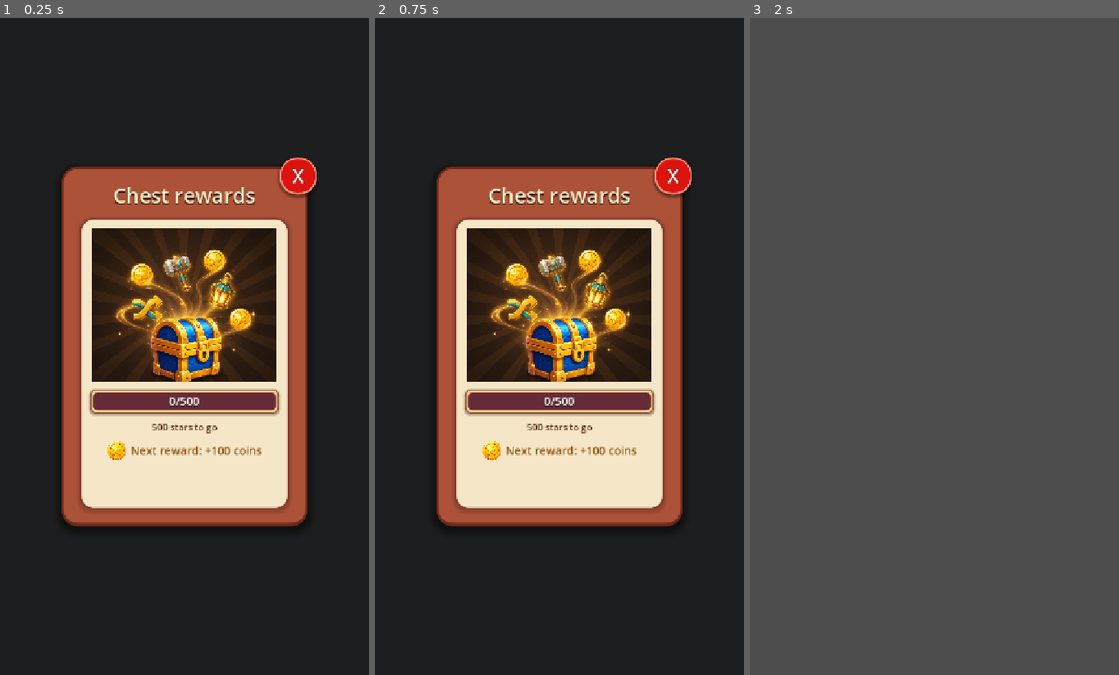
Above: before the commit, frames 1-3 (left to right).
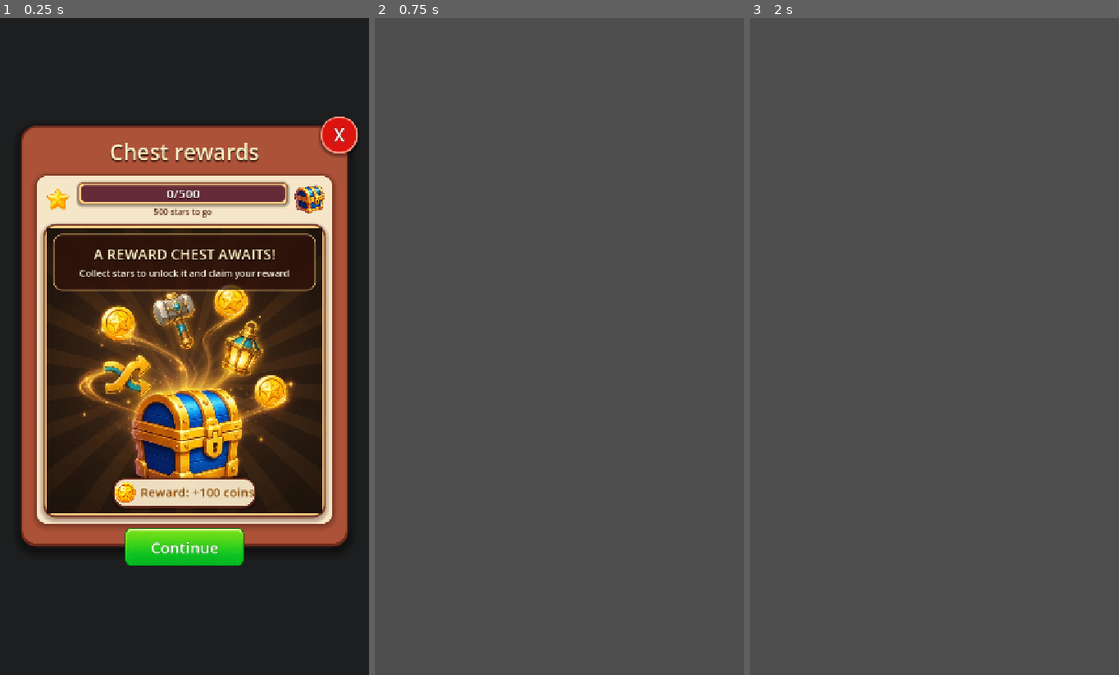
Above: after the commit, the same moments.

Repository: vladeque/sorting-puzzle
Game: Godot game, scene res://scenes/ui/reward_chest_menu.tscn
Two runs of this game, one before a commit and one after it. Both use one fixed random seed, a clock stepped at 60 frames per second and the inputs below. This scene is started directly instead of the project's main scene.
Inputs (mouse positions are in pixels of both pictures, inside the frame that each line leads up to):
- Up to frame 1 (0.25 s): no input
- Up to frame 2 (0.75 s): click (559, 550) at 0.5 s, where only the run after the commit has a clickable "Continue"
- Up to frame 3 (2 s): click (1048, 175) at 1.25 s, where only the run before the commit has a clickable "X"

The runs differ from the first frame. In frame 1, 49% of the frame differs, in the area x 5-98%, y 15-84%; in frame 2, 100%, in the area x 0-100%, y 0-100%; in frame 3, nothing differs.

Commit message:
Improve reward chest menu composition

Diff:
--- a/scenes/ui/reward_chest_menu.tscn
+++ b/scenes/ui/reward_chest_menu.tscn
@@ -3,6 +3,10 @@
 [ext_resource type="Script" uid="uid://c6n0a2l1kd14e" path="res://scripts/reward_chest_menu.gd" id="1_script"]
 [ext_resource type="Texture2D" uid="uid://0mtvk246lq4q" path="res://assets/ui/Treasure_chest_with_game_items_202607280535.jpeg" id="2_tbf2t"]
 [ext_resource type="Texture2D" uid="uid://dnlhdgplij67n" path="res://assets/ui/main_menu_coin.png" id="3_coin"]
+[ext_resource type="Texture2D" uid="uid://bct74q4wd0rtq" path="res://assets/ui/reward_star_84x84.png" id="4_star"]
+[ext_resource type="Texture2D" uid="uid://brf3b72bksb8e" path="res://assets/ui/main_menu_reward_chest.png" id="5_chest"]
+[ext_resource type="Texture2D" uid="uid://borxe8m7bwoqf" path="res://assets/ui/level_button_blank_new.png" id="6_continue_button"]
+[ext_resource type="Script" uid="uid://bxx8loq0o6syr" path="res://scripts/press_scale_button.gd" id="7_press_scale_button"]
 
 [sub_resource type="StyleBoxFlat" id="StyleBoxFlat_outer_panel"]
 bg_color = Color(0.67, 0.32, 0.22, 1)
@@ -102,6 +106,51 @@
 corner_radius_bottom_right = 8
 corner_radius_bottom_left = 8
 
+[sub_resource type="StyleBoxFlat" id="StyleBoxFlat_image_frame"]
+bg_color = Color(0.98, 0.82, 0.52, 1)
+border_width_left = 4
+border_width_top = 4
+border_width_right = 4
+border_width_bottom = 5
+border_color = Color(0.45, 0.19, 0.13, 0.88)
+corner_radius_top_left = 24
+corner_radius_top_right = 24
+corner_radius_bottom_right = 24
+corner_radius_bottom_left = 24
+shadow_color = Color(0.24, 0.08, 0.04, 0.3)
+shadow_size = 8
+shadow_offset = Vector2(0, 4)
+
+[sub_resource type="StyleBoxFlat" id="StyleBoxFlat_text_overlay"]
+bg_color = Color(0.18, 0.065, 0.035, 0.76)
+border_width_left = 2
+border_width_top = 2
+border_width_right = 2
+border_width_bottom = 2
+border_color = Color(1, 0.82, 0.52, 0.72)
+corner_radius_top_left = 16
+corner_radius_top_right = 16
+corner_radius_bottom_right = 16
+corner_radius_bottom_left = 16
+
+[sub_resource type="StyleBoxFlat" id="StyleBoxFlat_reward_badge"]
+bg_color = Color(0.96, 0.9, 0.78, 0.96)
+border_width_left = 3
+border_width_top = 3
+border_width_right = 3
+border_width_bottom = 4
+border_color = Color(0.45, 0.19, 0.13, 0.82)
+corner_radius_top_left = 22
+corner_radius_top_right = 22
+corner_radius_bottom_right = 22
+corner_radius_bottom_left = 22
+shadow_color = Color(0.08, 0.03, 0.02, 0.42)
+shadow_size = 6
+shadow_offset = Vector2(0, 3)
+
+[sub_resource type="StyleBoxTexture" id="StyleBoxTexture_continue_button"]
+texture = ExtResource("6_continue_button")
+
 [node name="RewardChestMenu" type="Control" unique_id=1443664996]
 layout_mode = 3
 anchors_preset = 15
@@ -127,10 +176,10 @@
 anchor_top = 0.5
 anchor_right = 0.5
 anchor_bottom = 0.5
-offset_left = -240.0
-offset_top = -350.0
-offset_right = 240.0
-offset_bottom = 350.0
+offset_left = -320.0
+offset_top = -430.0
+offset_right = 320.0
+offset_bottom = 390.0
 grow_horizontal = 2
 grow_vertical = 2
 theme_override_styles/panel = SubResource("StyleBoxFlat_outer_panel")
@@ -140,15 +189,15 @@
 anchors_preset = 10
 anchor_right = 1.0
 offset_left = 46.0
-offset_top = 25.0
+offset_top = 20.0
 offset_right = -46.0
-offset_bottom = 86.0
+offset_bottom = 82.0
 grow_horizontal = 2
 theme_override_colors/font_color = Color(1, 0.95, 0.78, 1)
 theme_override_colors/font_shadow_color = Color(0.16, 0.04, 0.02, 0.92)
 theme_override_constants/shadow_offset_x = 0
 theme_override_constants/shadow_offset_y = 3
-theme_override_font_sizes/font_size = 40
+theme_override_font_sizes/font_size = 42
 text = "Chest rewards"
 horizontal_alignment = 1
 vertical_alignment = 1
@@ -182,10 +231,10 @@
 anchors_preset = 15
 anchor_right = 1.0
 anchor_bottom = 1.0
-offset_left = 36.0
-offset_top = 100.0
-offset_right = -36.0
-offset_bottom = -32.0
+offset_left = 28.0
+offset_top = 94.0
+offset_right = -28.0
+offset_bottom = -40.0
 grow_horizontal = 2
 grow_vertical = 2
 theme_override_styles/panel = SubResource("StyleBoxFlat_inner_panel")
@@ -195,37 +244,40 @@
 anchors_preset = 15
 anchor_right = 1.0
 anchor_bottom = 1.0
-offset_left = 20.0
-offset_top = 20.0
-offset_right = -20.0
-offset_bottom = -20.0
-grow_horizontal = 2
-grow_vertical = 2
-theme_override_constants/separation = 14
-
-[node name="ChestStage" type="Control" parent="RewardChestPanel/InnerPanel/ContentStack" unique_id=188516105]
-custom_minimum_size = Vector2(360, 300)
-layout_mode = 2
-size_flags_horizontal = 4
-
-[node name="Illustration" type="TextureRect" parent="RewardChestPanel/InnerPanel/ContentStack/ChestStage" unique_id=1050465645]
-layout_mode = 1
-anchors_preset = 15
-anchor_right = 1.0
-anchor_bottom = 1.0
-grow_horizontal = 2
-grow_vertical = 2
-mouse_filter = 2
-texture = ExtResource("2_tbf2t")
+offset_left = 16.0
+offset_top = 16.0
+offset_right = -16.0
+offset_bottom = -16.0
+grow_horizontal = 2
+grow_vertical = 2
+theme_override_constants/separation = 12
+
+[node name="ProgressRow" type="HBoxContainer" parent="RewardChestPanel/InnerPanel/ContentStack"]
+custom_minimum_size = Vector2(0, 66)
+layout_mode = 2
+theme_override_constants/separation = 10
+alignment = 1
+
+[node name="StarIcon" type="TextureRect" parent="RewardChestPanel/InnerPanel/ContentStack/ProgressRow"]
+custom_minimum_size = Vector2(58, 58)
+layout_mode = 2
+size_flags_vertical = 4
+texture = ExtResource("4_star")
 expand_mode = 1
-stretch_mode = 6
-
-[node name="ProgressTrack" type="Panel" parent="RewardChestPanel/InnerPanel/ContentStack" unique_id=104300373]
-custom_minimum_size = Vector2(0, 46)
+stretch_mode = 5
+
+[node name="ProgressColumn" type="VBoxContainer" parent="RewardChestPanel/InnerPanel/ContentStack/ProgressRow"]
+layout_mode = 2
+size_flags_horizontal = 3
+theme_override_constants/separation = 2
+alignment = 1
+
+[node name="ProgressTrack" type="Panel" parent="RewardChestPanel/InnerPanel/ContentStack/ProgressRow/ProgressColumn" unique_id=104300373]
+custom_minimum_size = Vector2(0, 44)
 layout_mode = 2
 theme_override_styles/panel = SubResource("StyleBoxFlat_progress_track")
 
-[node name="ProgressBar" type="ProgressBar" parent="RewardChestPanel/InnerPanel/ContentStack/ProgressTrack" unique_id=1279760478]
+[node name="ProgressBar" type="ProgressBar" parent="RewardChestPanel/InnerPanel/ContentStack/ProgressRow/ProgressColumn/ProgressTrack" unique_id=1279760478]
 unique_name_in_owner = true
 layout_mode = 1
 anchors_preset = 15
@@ -243,7 +295,7 @@
 max_value = 500.0
 show_percentage = false
 
-[node name="AmountLabel" type="Label" parent="RewardChestPanel/InnerPanel/ContentStack/ProgressTrack" unique_id=100753000]
+[node name="AmountLabel" type="Label" parent="RewardChestPanel/InnerPanel/ContentStack/ProgressRow/ProgressColumn/ProgressTrack" unique_id=100753000]
 unique_name_in_owner = true
 layout_mode = 1
 anchors_preset = 15
@@ -255,34 +307,156 @@
 theme_override_colors/font_shadow_color = Color(0.2, 0.07, 0.1, 0.8)
 theme_override_constants/shadow_offset_x = 0
 theme_override_constants/shadow_offset_y = 2
-theme_override_font_sizes/font_size = 22
+theme_override_font_sizes/font_size = 24
 text = "0/500"
 horizontal_alignment = 1
 vertical_alignment = 1
 
-[node name="GoalCaptionLabel" type="Label" parent="RewardChestPanel/InnerPanel/ContentStack" unique_id=1897710741]
+[node name="GoalCaptionLabel" type="Label" parent="RewardChestPanel/InnerPanel/ContentStack/ProgressRow/ProgressColumn" unique_id=1897710741]
 unique_name_in_owner = true
 layout_mode = 2
 theme_override_colors/font_color = Color(0.35, 0.16, 0.08, 1)
-theme_override_font_sizes/font_size = 18
+theme_override_font_sizes/font_size = 16
 text = "500 stars to go"
 horizontal_alignment = 1
 
-[node name="NextRewardRow" type="HBoxContainer" parent="RewardChestPanel/InnerPanel/ContentStack" unique_id=97630826]
+[node name="GoalChestIcon" type="TextureRect" parent="RewardChestPanel/InnerPanel/ContentStack/ProgressRow"]
+custom_minimum_size = Vector2(64, 64)
+layout_mode = 2
+size_flags_vertical = 4
+texture = ExtResource("5_chest")
+expand_mode = 1
+stretch_mode = 5
+
+[node name="ChestStage" type="Panel" parent="RewardChestPanel/InnerPanel/ContentStack" unique_id=188516105]
+custom_minimum_size = Vector2(0, 500)
+layout_mode = 2
+size_flags_vertical = 3
+theme_override_styles/panel = SubResource("StyleBoxFlat_image_frame")
+
+[node name="Illustration" type="TextureRect" parent="RewardChestPanel/InnerPanel/ContentStack/ChestStage" unique_id=1050465645]
+layout_mode = 1
+anchors_preset = 15
+anchor_right = 1.0
+anchor_bottom = 1.0
+offset_left = 8.0
+offset_top = 8.0
+offset_right = -8.0
+offset_bottom = -9.0
+grow_horizontal = 2
+grow_vertical = 2
+mouse_filter = 2
+texture = ExtResource("2_tbf2t")
+expand_mode = 1
+stretch_mode = 6
+
+[node name="TextOverlay" type="Panel" parent="RewardChestPanel/InnerPanel/ContentStack/ChestStage"]
+layout_mode = 1
+anchors_preset = 10
+anchor_right = 1.0
+offset_left = 20.0
+offset_top = 20.0
+offset_right = -20.0
+offset_bottom = 130.0
+grow_horizontal = 2
+mouse_filter = 2
+theme_override_styles/panel = SubResource("StyleBoxFlat_text_overlay")
+
+[node name="TextStack" type="VBoxContainer" parent="RewardChestPanel/InnerPanel/ContentStack/ChestStage/TextOverlay"]
+layout_mode = 1
+anchors_preset = 15
+anchor_right = 1.0
+anchor_bottom = 1.0
+offset_left = 14.0
+offset_top = 12.0
+offset_right = -14.0
+offset_bottom = -12.0
+grow_horizontal = 2
+grow_vertical = 2
+theme_override_constants/separation = 4
+alignment = 1
+
+[node name="HeroTitleLabel" type="Label" parent="RewardChestPanel/InnerPanel/ContentStack/ChestStage/TextOverlay/TextStack"]
+layout_mode = 2
+theme_override_colors/font_color = Color(1, 0.95, 0.78, 1)
+theme_override_colors/font_shadow_color = Color(0.08, 0.02, 0.01, 0.9)
+theme_override_constants/shadow_offset_x = 0
+theme_override_constants/shadow_offset_y = 2
+theme_override_font_sizes/font_size = 28
+text = "A REWARD CHEST AWAITS!"
+horizontal_alignment = 1
+vertical_alignment = 1
+
+[node name="HeroBodyLabel" type="Label" parent="RewardChestPanel/InnerPanel/ContentStack/ChestStage/TextOverlay/TextStack"]
+layout_mode = 2
+theme_override_colors/font_color = Color(1, 0.96, 0.88, 1)
+theme_override_colors/font_shadow_color = Color(0.08, 0.02, 0.01, 0.9)
+theme_override_constants/shadow_offset_x = 0
+theme_override_constants/shadow_offset_y = 1
+theme_override_font_sizes/font_size = 18
+text = "Collect stars to unlock it and claim your reward"
+horizontal_alignment = 1
+vertical_alignment = 1
+autowrap_mode = 2
+
+[node name="RewardBadge" type="PanelContainer" parent="RewardChestPanel/InnerPanel/ContentStack/ChestStage"]
+layout_mode = 1
+anchors_preset = 7
+anchor_left = 0.5
+anchor_top = 1.0
+anchor_right = 0.5
+anchor_bottom = 1.0
+offset_left = -126.0
+offset_top = -78.0
+offset_right = 126.0
+offset_bottom = -20.0
+grow_horizontal = 2
+grow_vertical = 0
+theme_override_styles/panel = SubResource("StyleBoxFlat_reward_badge")
+
+[node name="NextRewardRow" type="HBoxContainer" parent="RewardChestPanel/InnerPanel/ContentStack/ChestStage/RewardBadge" unique_id=97630826]
 layout_mode = 2
 theme_override_constants/separation = 8
 alignment = 1
 
-[node name="CoinIcon" type="TextureRect" parent="RewardChestPanel/InnerPanel/ContentStack/NextRewardRow" unique_id=326823557]
-custom_minimum_size = Vector2(38, 38)
+[node name="CoinIcon" type="TextureRect" parent="RewardChestPanel/InnerPanel/ContentStack/ChestStage/RewardBadge/NextRewardRow" unique_id=326823557]
+custom_minimum_size = Vector2(42, 42)
 layout_mode = 2
 texture = ExtResource("3_coin")
 expand_mode = 1
 stretch_mode = 5
 
-[node name="NextRewardLabel" type="Label" parent="RewardChestPanel/InnerPanel/ContentStack/NextRewardRow" unique_id=1384334312]
+[node name="NextRewardLabel" type="Label" parent="RewardChestPanel/InnerPanel/ContentStack/ChestStage/RewardBadge/NextRewardRow" unique_id=1384334312]
 unique_name_in_owner = true
 layout_mode = 2
 theme_override_colors/font_color = Color(0.55, 0.32, 0.05, 1)
-theme_override_font_sizes/font_size = 22
-text = "Next reward: +100 coins"
+theme_override_font_sizes/font_size = 24
+text = "Reward: +100 coins"
+
+[node name="ContinueButton" type="Button" parent="RewardChestPanel"]
+unique_name_in_owner = true
+custom_minimum_size = Vector2(240, 82)
+layout_mode = 1
+anchors_preset = 7
+anchor_left = 0.5
+anchor_top = 1.0
+anchor_right = 0.5
+anchor_bottom = 1.0
+offset_left = -120.0
+offset_top = -40.0
+offset_right = 120.0
+offset_bottom = 42.0
+grow_horizontal = 2
+grow_vertical = 0
+focus_mode = 0
+theme_override_colors/font_color = Color(1, 1, 1, 1)
+theme_override_colors/font_pressed_color = Color(0.92, 1, 0.9, 1)
+theme_override_colors/font_hover_color = Color(1, 1, 1, 1)
+theme_override_colors/font_outline_color = Color(0.03, 0.25, 0.04, 0.95)
+theme_override_constants/outline_size = 3
+theme_override_font_sizes/font_size = 30
+theme_override_styles/normal = SubResource("StyleBoxTexture_continue_button")
+theme_override_styles/pressed = SubResource("StyleBoxTexture_continue_button")
+theme_override_styles/hover = SubResource("StyleBoxTexture_continue_button")
+text = "Continue"
+script = ExtResource("7_press_scale_button")
--- a/scripts/reward_chest_menu.gd
+++ b/scripts/reward_chest_menu.gd
@@ -1,6 +1,7 @@
 extends Control
 
 @onready var _close_button := %CloseButton as Button
+@onready var _continue_button := %ContinueButton as Button
 @onready var _progress_bar := %ProgressBar as ProgressBar
 @onready var _amount_label := %AmountLabel as Label
 @onready var _goal_caption_label := %GoalCaptionLabel as Label
@@ -9,6 +10,7 @@
 
 func _ready() -> void:
 	_close_button.pressed.connect(queue_free)
+	_continue_button.pressed.connect(queue_free)
 	_apply_reward_progress(PlayerProgress.get_reward_chest_progress())
 
 
@@ -21,4 +23,4 @@
 	_progress_bar.value = stars
 	_amount_label.text = "%d/%d" % [stars, goal]
 	_goal_caption_label.text = "%d stars to go" % (goal - stars)
-	_next_reward_label.text = "Next reward: +%d coins" % coin_reward
+	_next_reward_label.text = "Reward: +%d coins" % coin_reward
Not shown, changed: docs/SCENES.md
Not shown, changed: docs/SCRIPTS.md
